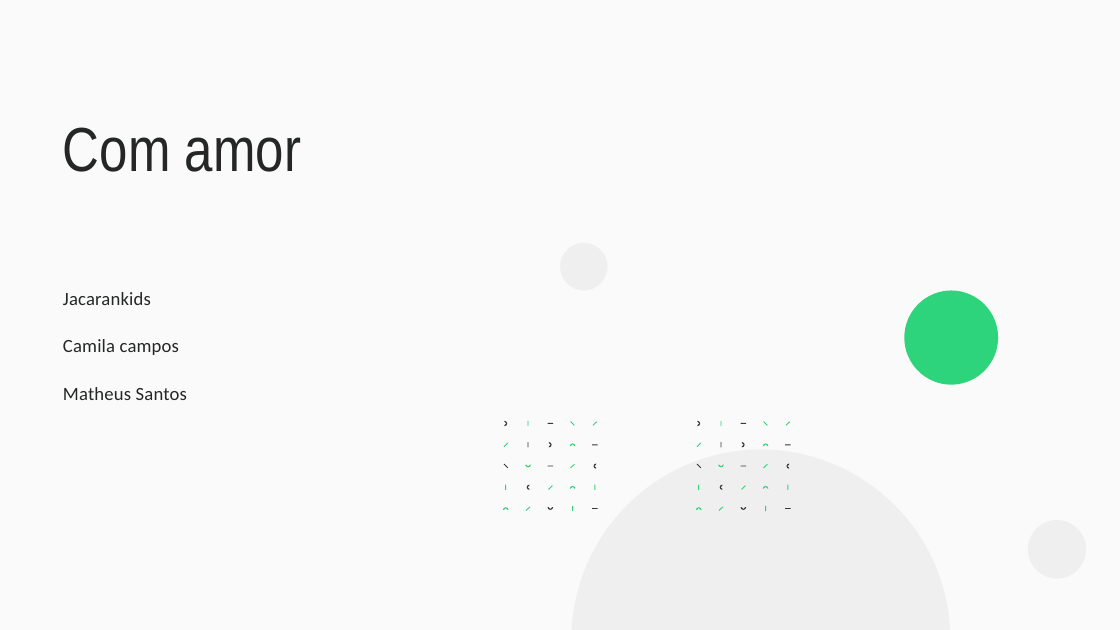
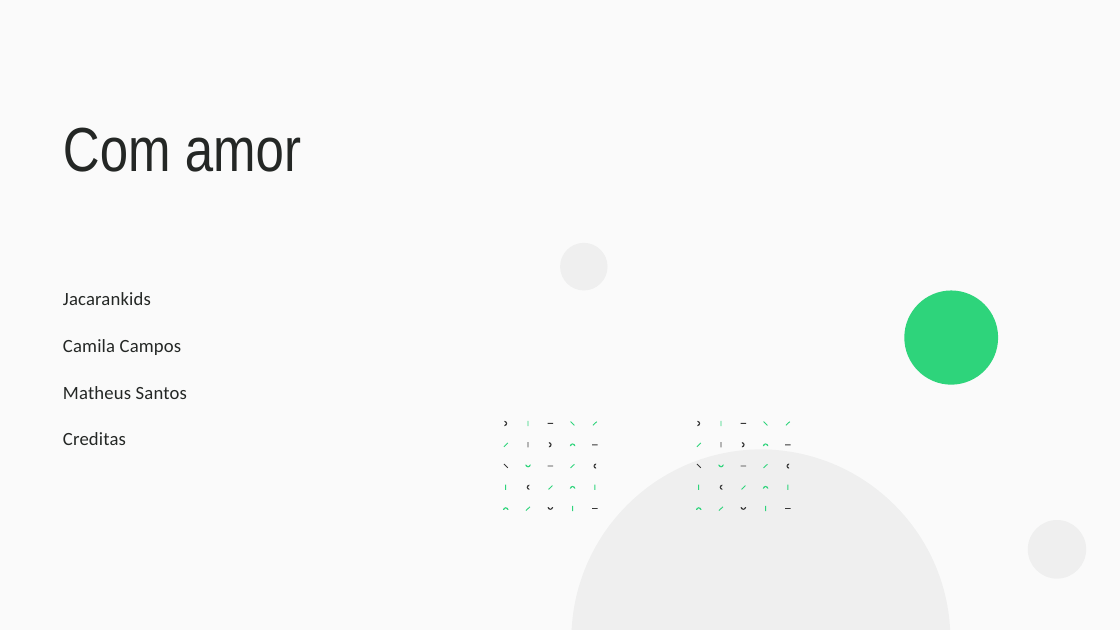
Before and after one commit to hstrada/meetup_-jun-20-styled-components, a slide deck: slide 15 of Resources/Presentation/Obrigada.pptx. Drawn at 1120x630 pixels with LibreOffice and Linux fonts; fonts in the diff are those of the drawing. Boxes give left, top, right and bottom in pixels: in the first picture for what was removed or moved away, otherwise in the second. Text is boxed around its words. In the diff, an @@ line names an element or a change of style, - is before the commit and + after.

Commit message:
feat: update presentation

```diff
--- a/Resources/Presentation/Obrigada.pptx
+++ b/Resources/Presentation/Obrigada.pptx
@@ text at bbox=[63, 339, 182, 355]: text changed @@
-Camila campos
+Camila Campos
@@ text added at bbox=[63, 432, 126, 445], 24 pt, text #242725 @@
+Creditas
```
